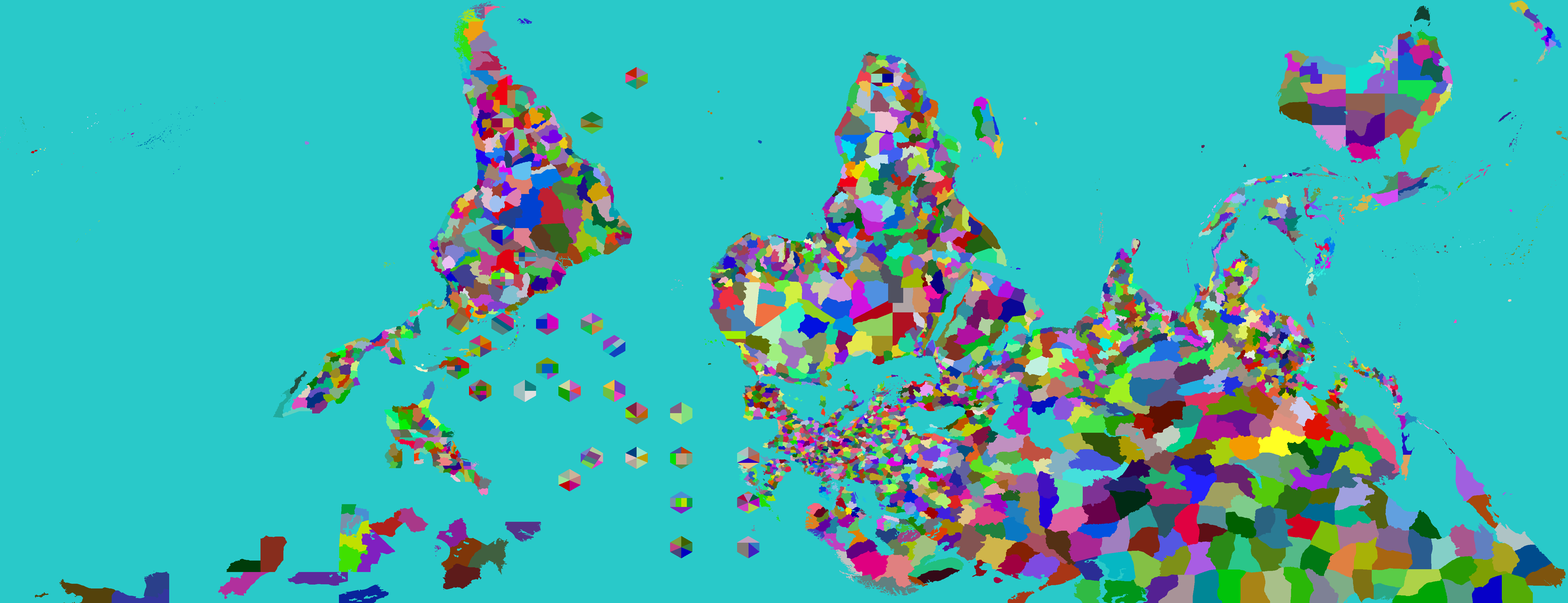
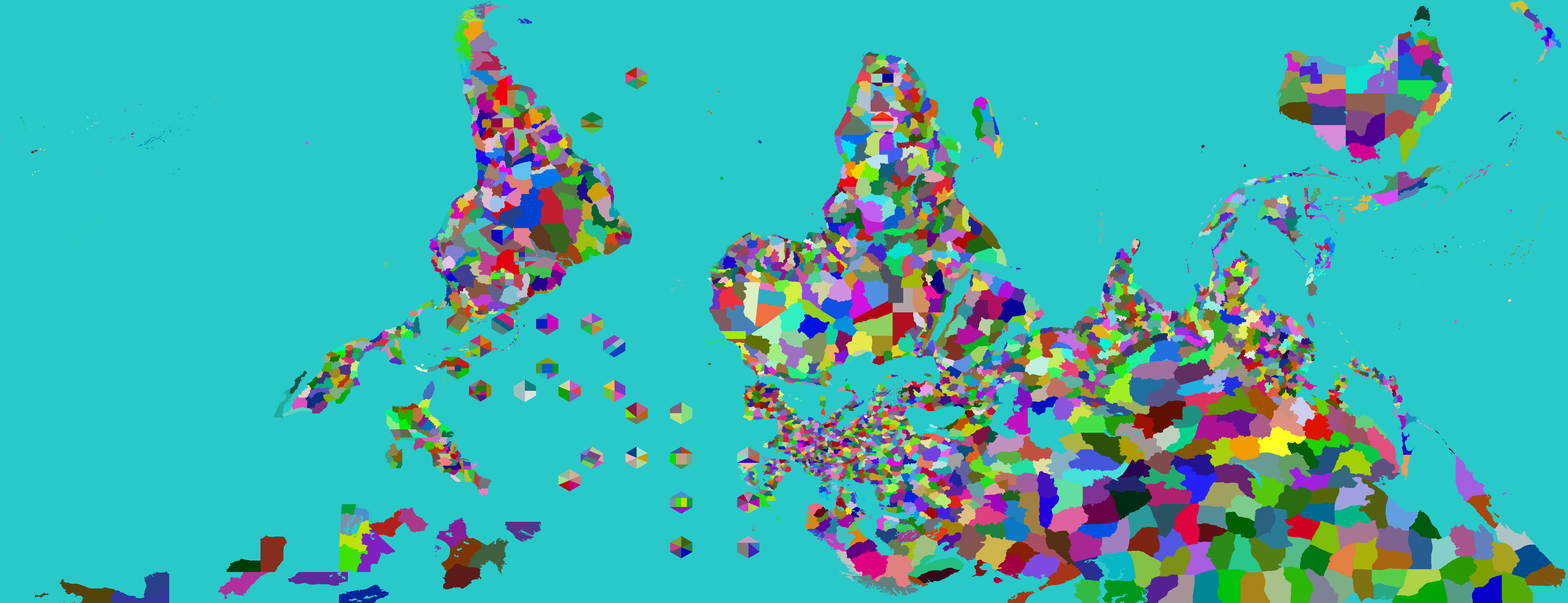
Revision of a layered 1568 x 603 image; what changed, layer by layer:
painted on "Provinces" over [397, 111, 894, 465]
